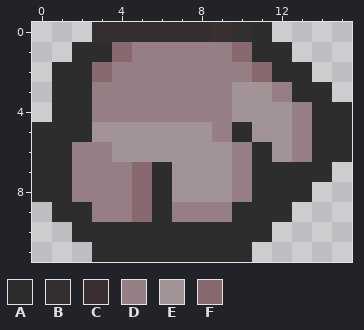
A pixel-art sprite gets an edit: Assets/Sprites/Fullres/Player/Idle/leftidle.png. The picture above is the old version.
The file is 64x48 pixels, drawn in blocks of 4x4; one block is one cell here. Colours within 5 levels of each other are drawn and written as one.
Palette (. is transparent): A #2d2d2d  B #332e2f  C #3a3031  D #957e84  E #a19396  F #896970
After the commit:
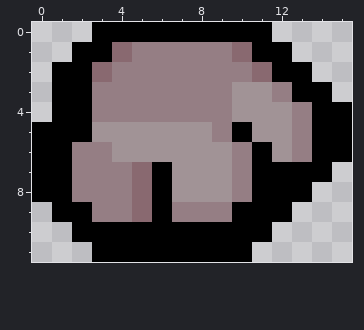
The edit:
@@ palette @@
-A #2d2d2d
+A #000000
@@ x 0..15 @@
- 0 ...BBBBBBCBA....
+ 0 ...AAAAAAAAA....
  1 ..AAFDDDDDFAA...
